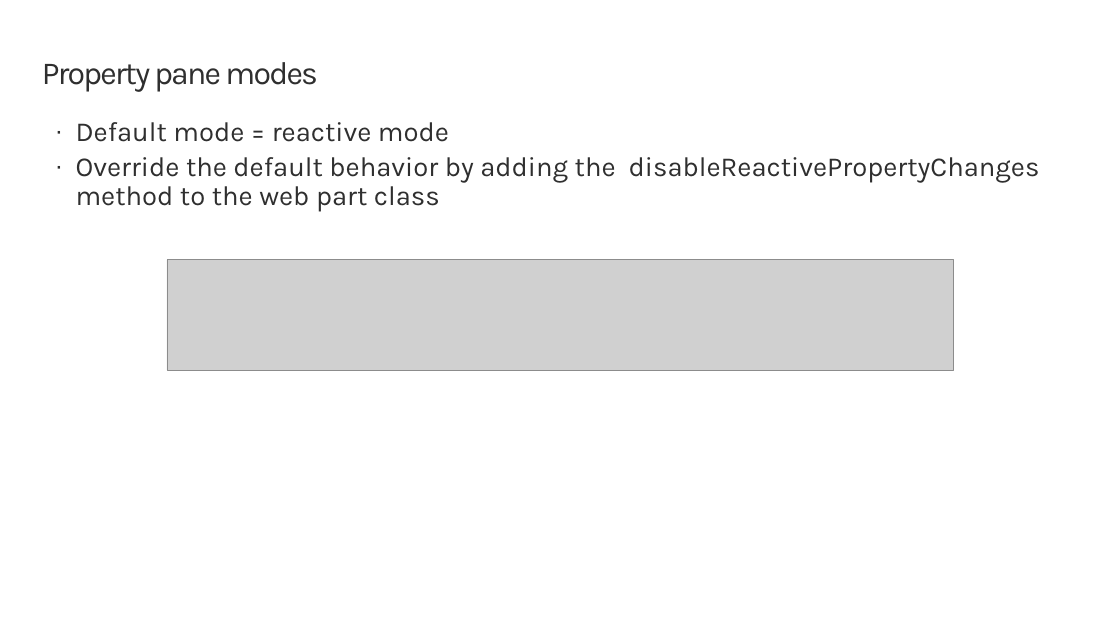
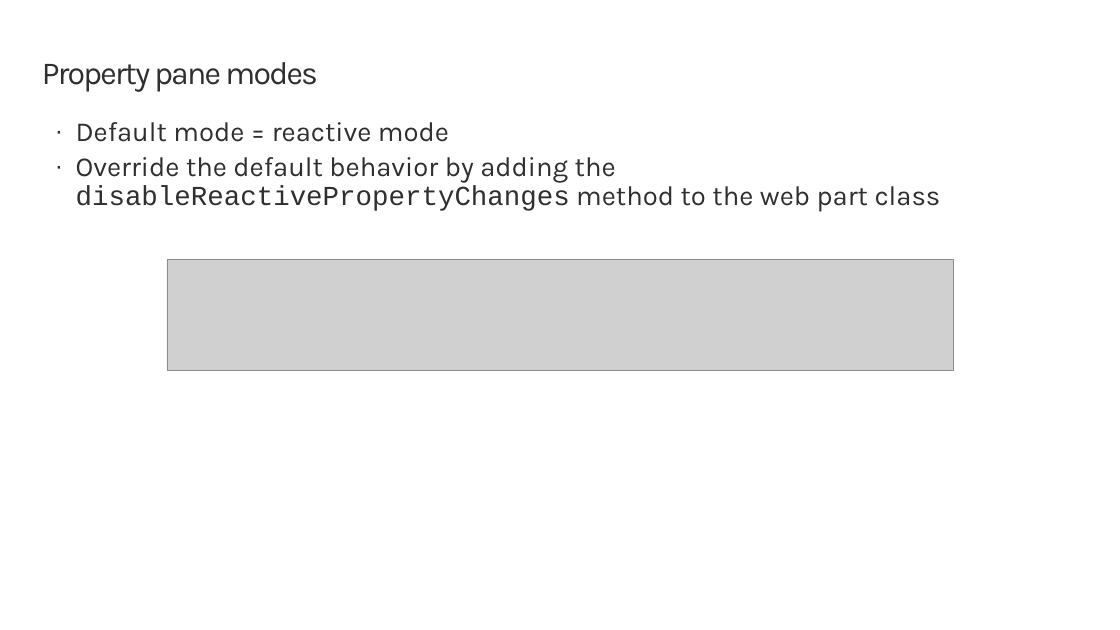
Before and after one commit to SharePoint/sp-dev-training-spfx-webpart-proppane, a slide deck: slide 7 of 01 intro.pptx. Drawn at 1120x630 pixels with LibreOffice and Linux fonts; fonts in the diff are those of the drawing; grey boxes stand for pictures; background and template pictures are left out. Boxes give left, top, right and bottom in pixels: in the first picture for what was removed or moved away, otherwise in the second. Text is boxed around its words. In the diff, an @@ line names an element or a change of style, - is before the commit and + after.

```diff
--- a/01 intro.pptx
+++ b/01 intro.pptx
@@ text at [76,157,941,212]: font Karla to Courier New in "disableReactivePropertyChanges" @@
```
Also in this commit, not shown: 2 other slides changed, 2 other files.
